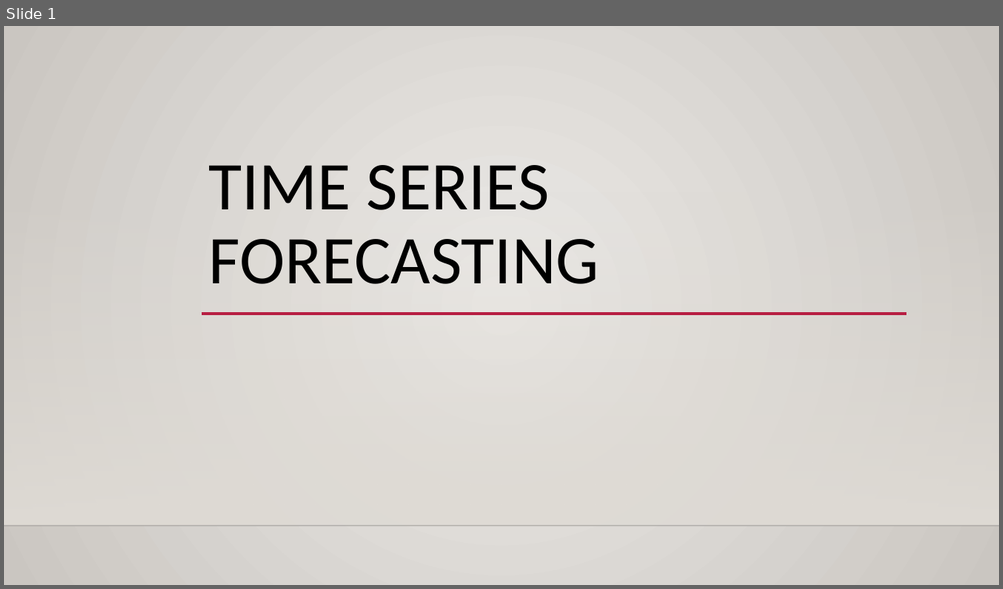
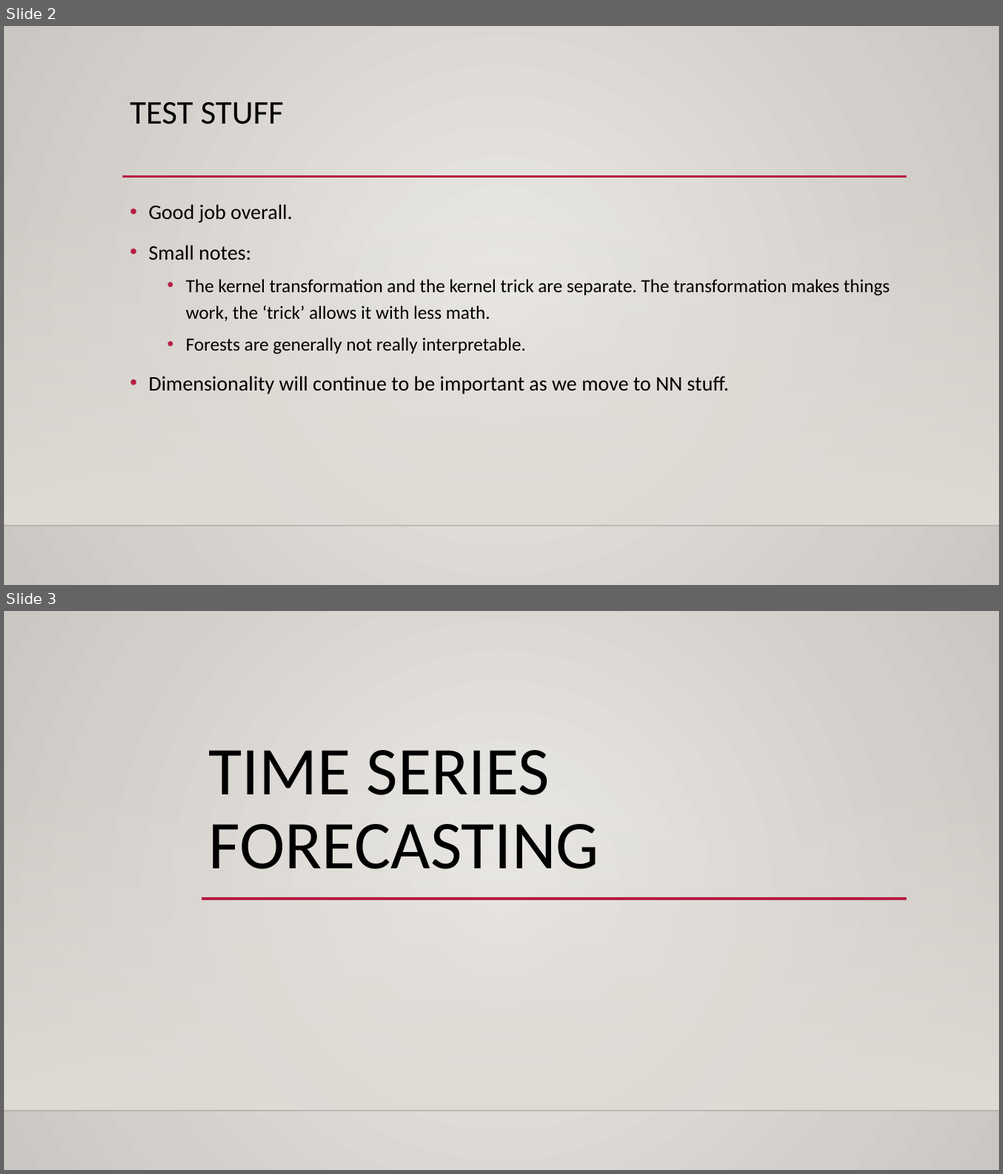
Before and after one commit to calvint13/Intro_to_Machine_Learning_Student_Workbooks, a slide deck: reference_content/Slides/TimeSeries.pptx. Shown one above the other, each under a label of ours: slide 1 before the commit, slides 2 and 3 after it. The pictures are 1003x589 and 1003x1174 pixels, drawn with LibreOffice and Linux fonts; fonts in the diff are those of the drawing; background and template pictures are left out. Boxes give left, top, right and bottom in pixels: in the first picture for what was removed or moved away, otherwise in the second. Text is boxed around its words. In the diff, an @@ line names an element or a change of style, - is before the commit and + after.

```diff
--- a/reference_content/Slides/TimeSeries.pptx
+++ b/reference_content/Slides/TimeSeries.pptx
@@ slide 2 added at (4, 26, 999, 585), background gradient #ECEAE7 to #CAC7C1; not listed: 2 template elements that a slide beside it also shows @@
@@ title added at (130, 102, 284, 124), 32 pt, text #000000 @@
+TEST STUFF
@@ line added from (122, 177) to (907, 177), #B71E42 2.5 pt @@
@@ text added at (148, 204, 889, 395), 18 pt, text #000000 @@
+• Good job overall.
+• Small notes:
+  • The kernel transformation and the kernel trick are separate. The transformation makes things work, the ‘trick’ allows it with less math.
+  • Forests are generally not really interpretable.
+• Dimensionality will continue to be important as we move to NN stuff.
@@ what was slide 1 is now slide 3 @@
```
Also in this commit, not shown: 1 slide changed, 2 other slides added, 1 slide removed, 2 other files.
